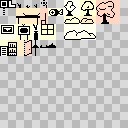
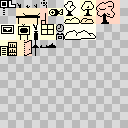
Layers edited between the first and the second 128px x 128px image:
renamed "Layer" to "tileset", painted on it over (56, 2, 94, 40)
